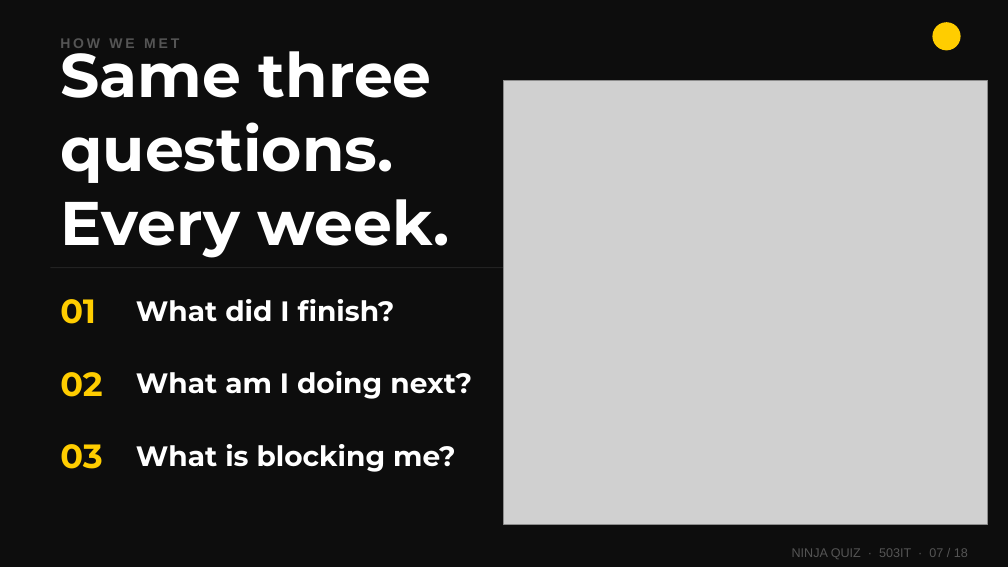
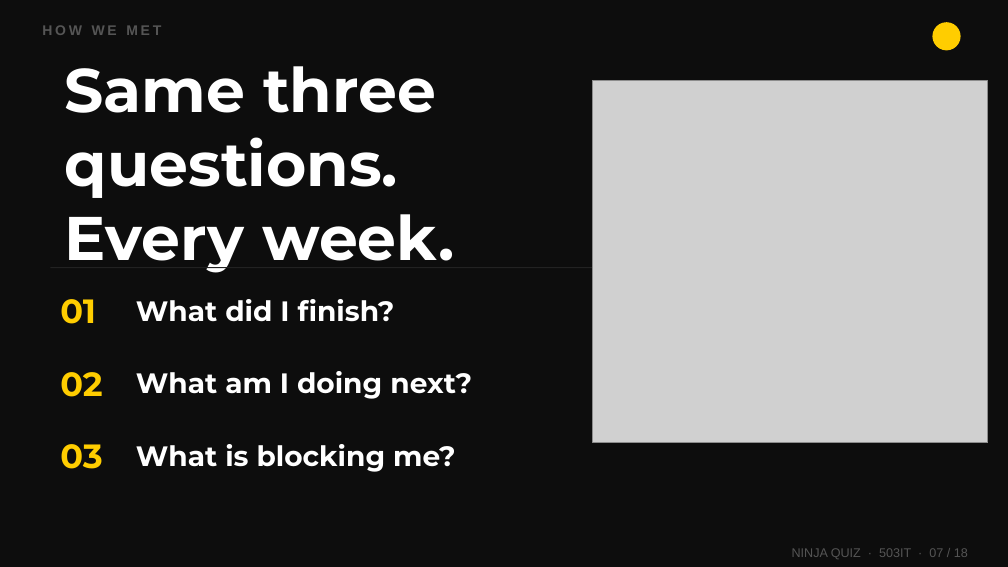
Before and after one commit to wlaa41/CoventryUniversity_503IT_Originals, a slide deck: slide 6 of NinjaQuiz-Presentation.pptx (slide 7 before the commit). Drawn at 1008x567 pixels with LibreOffice and Linux fonts; fonts in the diff are those of the drawing; grey boxes stand for pictures. Boxes give left, top, right and bottom in pixels: in the first picture for what was removed or moved away, otherwise in the second. Text is boxed around its words. In the diff, an @@ line names an element or a change of style, - is before the commit and + after.

Commit message:
Add evidence images and updated presentation

```diff
--- a/NinjaQuiz-Presentation.pptx
+++ b/NinjaQuiz-Presentation.pptx
@@ text "HOW WE MET": place and size @@
-text "HOW WE MET" at <box>60,38,179,48</box>
+text "HOW WE MET" at <box>42,25,161,35</box>
@@ text "Same three questions." rewrapped from <box>60,38,450,258</box> to <box>65,66,454,273</box> @@
@@ picture: place and size @@
-picture at <box>504,81,988,524</box>
+picture at <box>593,81,988,443</box>
```
Also in this commit, not shown: 1 other slide changed, 1 slide removed.
